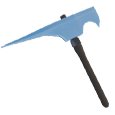
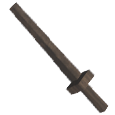
Before/after of a 115px x 115px layered artwork. What changed in the layer stack:
added layer "레이어 17" above "레이어 16" over (x1=9, y1=2, x2=109, y2=114)
hid "레이어 9" over (x1=0, y1=6, x2=110, y2=109)
